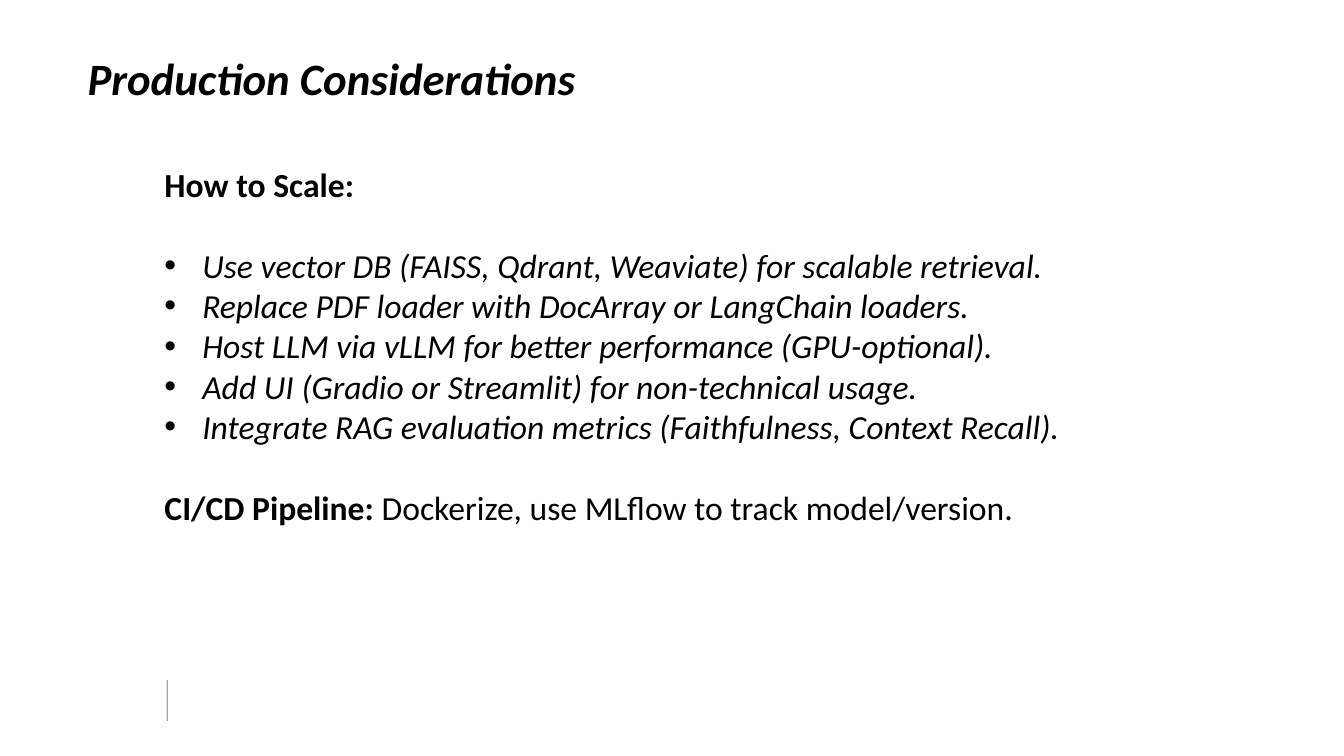
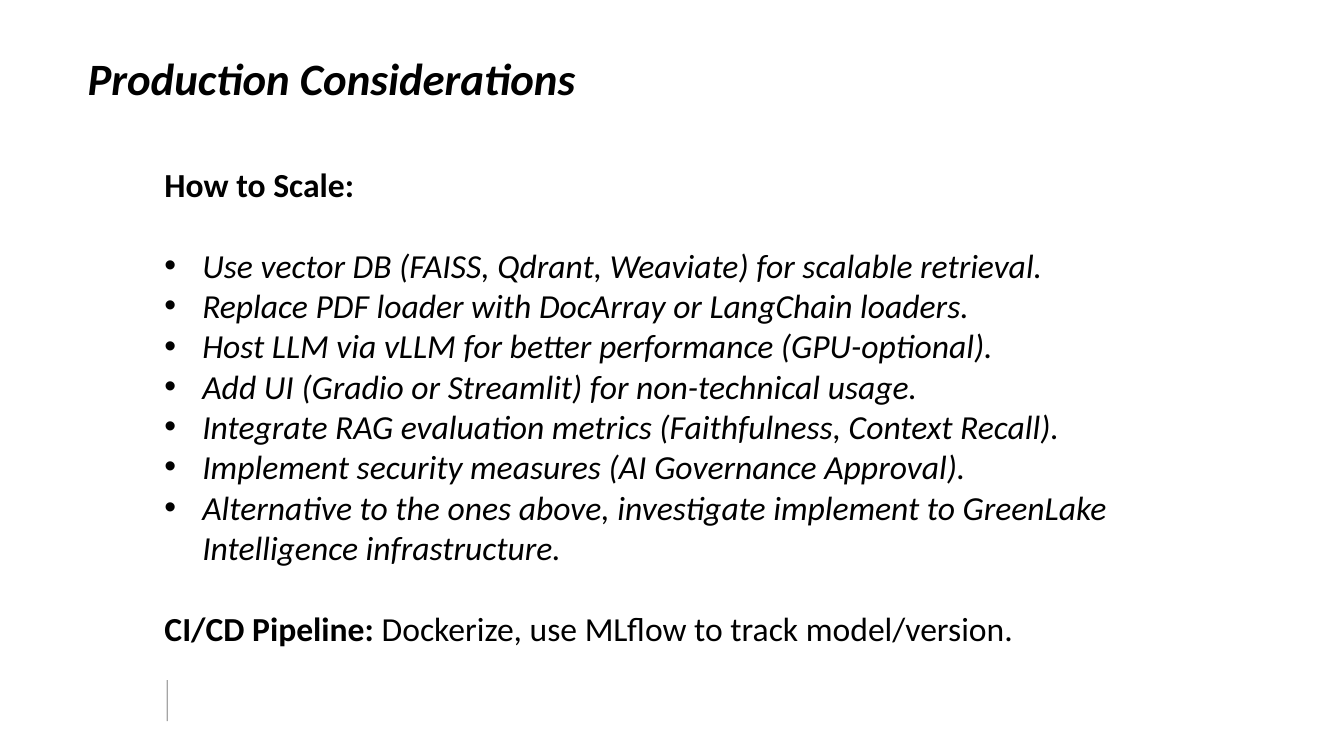
Before and after one commit to miguelsa12/rag-project, a slide deck: slide 13 of slides/architecture.pptx (slide 10 before the commit). Drawn at 1344x756 pixels with LibreOffice and Linux fonts; fonts in the diff are those of the drawing; background and template pictures are left out. Boxes give left, top, right and bottom in pixels: in the first picture for what was removed or moved away, otherwise in the second. Text is boxed around its words. In the diff, an @@ line names an element or a change of style, - is before the commit and + after.

```diff
--- a/slides/architecture.pptx
+++ b/slides/architecture.pptx
@@ text at (202,454,1107,566): paragraphs added @@
+• Implement security measures (AI Governance Approval).
+• Alternative to the ones above, investigate implement to GreenLake Intelligence infrastructure.
```
Also in this commit, not shown: 2 other slides changed, 2 slides added, 10 other files.
